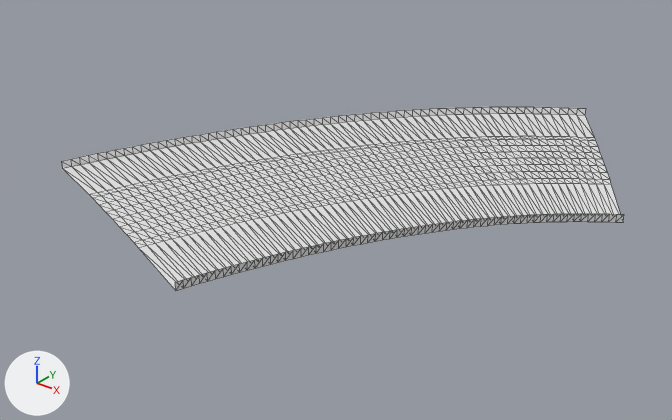
A saved change to the glTF model public/assets/gen4/models/track-48.glb.
One viewpoint serves both versions: a camera (50 mm lens) standing at (-16.6, -126.0, 45.7) and looking at (-83.3, -42.5, -6.1). Every picture has the same lights, and +X, +Y and +Z are marked at lower left. The first picture is the older version. Mesh edges are drawn as thin lines. Vertices at exactly the same position are counted once.

The first picture shows 'track-48'.
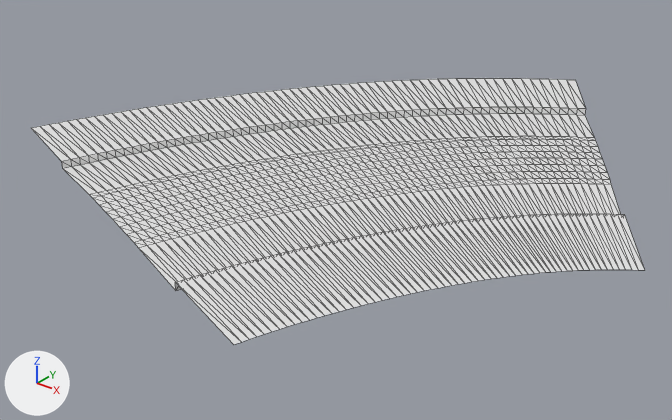
Boxes [x1, y1, x2, y2] around the edits, measured in the pictures (672 x 420 px):
```json
{"object": "track-48", "change": "reshaped", "before": [62, 107, 624, 291], "after": [31, 78, 645, 345], "on screen": "9% wider, 45% taller"}
{"part": 1, "of": "me_track_48", "change": "added", "after": [31, 78, 585, 161]}
{"part": 2, "of": "me_track_48", "change": "added", "after": [175, 214, 645, 345]}
```

Scene script edits in JSON lines:
```json
{"block": "me_track_48", "where": "# used by ob_track_48; location = (0.0, 0.0, 0.0)"}
{"op": "remove", "block": "me_track_48", "code": "me_track_48.from_pydata(...)  # 819 vertices, 1488 faces; spans x -108.6..-49.7, y -74.5..-6.1, z -1.0..1.3"}
{"op": "add", "block": "me_track_48", "code": "me_track_48.from_pydata(...)  # 945 vertices, 1736 faces; spans x -120.0..-43.2, y -78.1..4.0, z -1.0..1.9"}
{"block": "me_track_48", "change": "me_track_48 part 1"}
{"block": "me_track_48", "change": "58 vertices are added at x -120.0..-73.6, y -61.0..4.0, z 1.4..1.9"}
{"block": "me_track_48", "change": "5 new vertices lie (0.5, 1.2, 0.0) away from vertices in x -117.6..-111.7, y -54.1..-40.5, z 1.8"}
{"block": "me_track_48", "change": "124 new faces join them"}
{"block": "me_track_48", "change": "me_track_48 part 2"}
{"block": "me_track_48", "change": "51 vertices are added at x -66.3..-43.2, y -78.1..-43.4, z -0.5..-0.2"}
{"block": "me_track_48", "change": "7 new vertices lie (0.3, 0.7, 0.0) away from vertices in x -66.1..-61.5, y -77.4..-66.0, z -0.5"}
{"block": "me_track_48", "change": "5 new vertices lie (0.4, 0.5, 0.0) away from vertices in x -56.0..-51.2, y -56.4..-50.2, z -0.5..-0.4"}
{"block": "me_track_48", "change": "124 new faces join them"}
```
